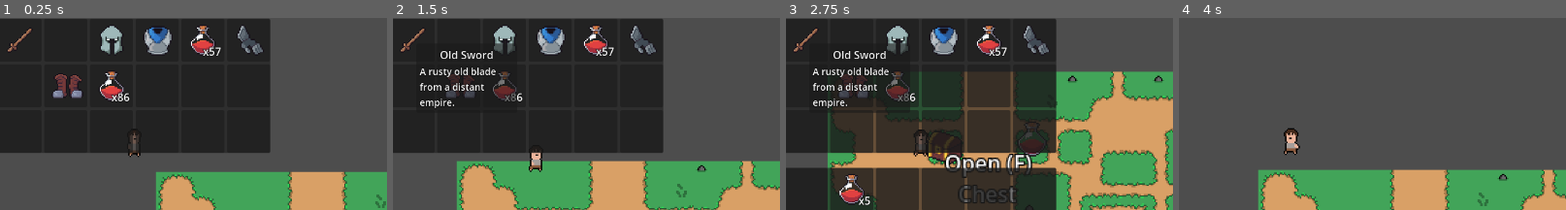
Above: before the commit, frames 1-4 (left to right).
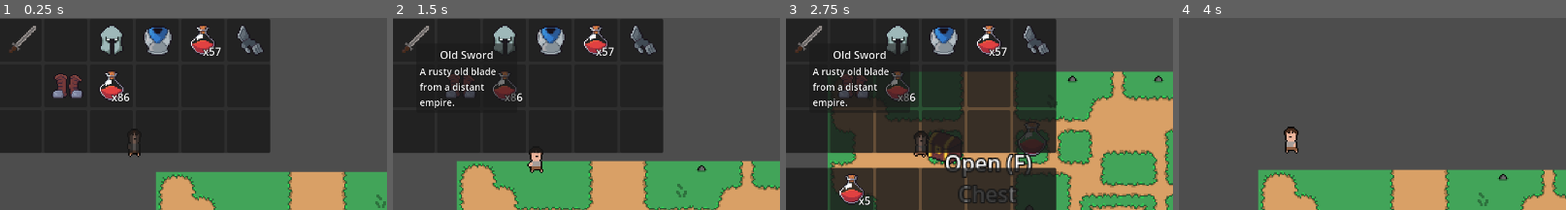
Above: after the commit, the same moments.

Repository: Lazy-Lizard-Games/Dungeons-Dooses
Game: Godot game, scene res://scenes/main.tscn
Same seed, same stepped clock (60 frames per second), same inputs: the game is played once before the commit and once after it.
Inputs (mouse positions are % of the whole screen's width and height, from its top left):
- Up to frame 1 (0.25 s): no input
- Up to frame 2 (1.5 s): tap Enter at 0.5 s; hold D (move_right) 0.53-1.28 s; click (50, 43) at 0.6 s; move the mouse to (35, 15) at 1.27 s; hold S (move_down) from 1.28 s (still down); tap X (holster) at 1.35 s
- Up to frame 3 (2.75 s): click (35, 15) at 1.55 s; release S (move_down) at 2.03 s; hold D (move_right) from 2.03 s (still down); tap F (interact) at 2.1 s; click (35, 15) at 2.3 s
- Up to frame 4 (4 s): release D (move_right) at 2.78 s; hold W (move_up) 2.78-3.53 s; click (35, 15) at 2.85 s; move the mouse to (4, 93) at 3.52 s; hold A (move_left) from 3.53 s (still down); tap Mouse wheel down (scroll_down) at 3.6 s; click (4, 93) at 3.8 s
The pictures show only the part of the screen within x 33-83%, y 9-59%; the shares and areas given below are measured in that part.

The runs differ from the first frame. In frame 1, 0.3% of the frame differs, in the area x 2-10%, y 4-19%; in frame 2, 0.5%, in the area x 2-39%, y 4-81%; in frame 3, 0.4%; in frame 4, 0.3%.

Commit message:
Player Animations
Replaced animated sprite with a static sprite that has the texture updated with an animation player instead so that we can modify other properties at key points during the animations.

Diff:
--- a/resources/item/weapons/old_sword.tres
+++ b/resources/item/weapons/old_sword.tres
@@ -1,11 +1,11 @@
 [gd_resource type="Resource" script_class="WeaponData" load_steps=4 format=3 uid="uid://cxwychaynn3sa"]
 
 [ext_resource type="Script" path="res://resources/item/weapons/weapon_data.gd" id="1_dfjtc"]
-[ext_resource type="Texture2D" uid="uid://b6y8na6rm2gcb" path="res://resources/item/#1 - Transparent Icons.png" id="2_om77t"]
+[ext_resource type="Texture2D" uid="uid://brxsknuahh7mr" path="res://resources/item/weapons/WeaponSheet.png" id="2_bpjxo"]
 
-[sub_resource type="AtlasTexture" id="AtlasTexture_mp2fv"]
-atlas = ExtResource("2_om77t")
-region = Rect2(0, 160, 32, 32)
+[sub_resource type="AtlasTexture" id="AtlasTexture_60t5l"]
+atlas = ExtResource("2_bpjxo")
+region = Rect2(80, 16, 32, 32)
 
 [resource]
 script = ExtResource("1_dfjtc")
@@ -14,4 +14,4 @@
 name = "Old Sword"
 description = "A rusty old blade from a distant empire."
 stackable = false
-texture = SubResource("AtlasTexture_mp2fv")
+texture = SubResource("AtlasTexture_60t5l")
--- a/resources/item/weapons/weapon_atlas.tres
+++ b/resources/item/weapons/weapon_atlas.tres
@@ -4,4 +4,4 @@
 
 [resource]
 atlas = ExtResource("1_msd5q")
-region = Rect2(0, 32, 32, 32)
+region = Rect2(80, 16, 32, 32)
--- a/scenes/player.tscn
+++ b/scenes/player.tscn
@@ -9,45 +9,77 @@
 [ext_resource type="Texture2D" uid="uid://t5waxiuuwljm" path="res://assets/characters/humans/human1/human1_animation3.png" id="7_c2lyn"]
 [ext_resource type="Texture2D" uid="uid://br4yv54g3irt0" path="res://assets/characters/humans/human1/human1_animation4.png" id="8_tcxnu"]
 
-[sub_resource type="SpriteFrames" id="SpriteFrames_t1jp6"]
-animations = [{
-"frames": [{
-"duration": 1.0,
-"texture": ExtResource("2_glu7w")
-}, {
-"duration": 1.0,
-"texture": ExtResource("3_4nb8b")
-}, {
-"duration": 1.0,
-"texture": ExtResource("4_nsggh")
-}],
-"loop": true,
-"name": &"idle",
-"speed": 5.0
-}, {
-"frames": [{
-"duration": 1.0,
-"texture": ExtResource("5_vaqin")
-}, {
-"duration": 1.0,
-"texture": ExtResource("6_ewpi5")
-}, {
-"duration": 1.0,
-"texture": ExtResource("7_c2lyn")
-}, {
-"duration": 1.0,
-"texture": ExtResource("8_tcxnu")
-}],
-"loop": true,
-"name": &"walk",
-"speed": 6.0
-}]
-
 [sub_resource type="RectangleShape2D" id="RectangleShape2D_t4n5u"]
 size = Vector2(9, 9)
 
 [sub_resource type="CircleShape2D" id="CircleShape2D_dbmv1"]
 radius = 25.0
+
+[sub_resource type="Animation" id="Animation_obri6"]
+resource_name = "idle"
+length = 0.60002
+loop_mode = 1
+step = 0.2
+tracks/0/type = "value"
+tracks/0/imported = false
+tracks/0/enabled = true
+tracks/0/path = NodePath("Sprites/Sprite2D:texture")
+tracks/0/interp = 1
+tracks/0/loop_wrap = true
+tracks/0/keys = {
+"times": PackedFloat32Array(0, 0.2, 0.4),
+"transitions": PackedFloat32Array(1, 1, 1),
+"update": 1,
+"values": [ExtResource("2_glu7w"), ExtResource("3_4nb8b"), ExtResource("4_nsggh")]
+}
+tracks/1/type = "value"
+tracks/1/imported = false
+tracks/1/enabled = true
+tracks/1/path = NodePath("Sprites/Hand:position")
+tracks/1/interp = 0
+tracks/1/loop_wrap = true
+tracks/1/keys = {
+"times": PackedFloat32Array(0, 0.2, 0.4),
+"transitions": PackedFloat32Array(1, 1, 1),
+"update": 0,
+"values": [Vector2(-4, -1), Vector2(-4, -2), Vector2(-4, -1.50003)]
+}
+
+[sub_resource type="Animation" id="Animation_8a8m6"]
+resource_name = "walk"
+length = 0.80002
+loop_mode = 1
+step = 0.2
+tracks/0/type = "value"
+tracks/0/imported = false
+tracks/0/enabled = true
+tracks/0/path = NodePath("Sprites/Sprite2D:texture")
+tracks/0/interp = 1
+tracks/0/loop_wrap = true
+tracks/0/keys = {
+"times": PackedFloat32Array(0, 0.2, 0.4, 0.6),
+"transitions": PackedFloat32Array(1, 1, 1, 1),
+"update": 1,
+"values": [ExtResource("5_vaqin"), ExtResource("6_ewpi5"), ExtResource("7_c2lyn"), ExtResource("8_tcxnu")]
+}
+tracks/1/type = "value"
+tracks/1/imported = false
+tracks/1/enabled = true
+tracks/1/path = NodePath("Sprites/Hand:position")
+tracks/1/interp = 0
+tracks/1/loop_wrap = true
+tracks/1/keys = {
+"times": PackedFloat32Array(0, 0.2, 0.4, 0.6),
+"transitions": PackedFloat32Array(1, 1, 1, 1),
+"update": 0,
+"values": [Vector2(-4.5, -1), Vector2(-2.5, -2), Vector2(-0.5, -1), Vector2(-2.5, -2)]
+}
+
+[sub_resource type="AnimationLibrary" id="AnimationLibrary_uk3ic"]
+_data = {
+"idle": SubResource("Animation_obri6"),
+"walk": SubResource("Animation_8a8m6")
+}
 
 [node name="Player" type="CharacterBody2D"]
 collision_layer = 2
@@ -67,10 +99,8 @@
 position = Vector2(0, -3)
 rotation = 0.261799
 
-[node name="AnimatedSprite" type="AnimatedSprite2D" parent="Sprites"]
-sprite_frames = SubResource("SpriteFrames_t1jp6")
-animation = &"idle"
-frame_progress = 0.340299
+[node name="Sprite2D" type="Sprite2D" parent="Sprites"]
+texture = ExtResource("2_glu7w")
 offset = Vector2(1.5, -10)
 
 [node name="Hand" type="Node2D" parent="Sprites"]
@@ -116,3 +146,8 @@
 [node name="Camera2D" type="Camera2D" parent="."]
 zoom = Vector2(2, 2)
 position_smoothing_enabled = true
+
+[node name="Animator" type="AnimationPlayer" parent="."]
+libraries = {
+"": SubResource("AnimationLibrary_uk3ic")
+}
--- a/scenes/weapon/weapon.gd
+++ b/scenes/weapon/weapon.gd
@@ -14,7 +14,6 @@
 	sprite.texture = weapon_data.texture
 
 func primary() -> void:
-	print("Main attack")
 	animator.play("primary")
 
 func secondary() -> void:
--- a/scenes/weapon/weapon.tscn
+++ b/scenes/weapon/weapon.tscn
@@ -12,6 +12,21 @@
 [sub_resource type="AtlasTexture" id="AtlasTexture_tincp"]
 atlas = ExtResource("2_c8npx")
 region = Rect2(32, 160, 32, 32)
+
+[sub_resource type="Animation" id="Animation_kpeek"]
+resource_name = "idle"
+tracks/0/type = "value"
+tracks/0/imported = false
+tracks/0/enabled = true
+tracks/0/path = NodePath("Sprite2D:texture")
+tracks/0/interp = 1
+tracks/0/loop_wrap = true
+tracks/0/keys = {
+"times": PackedFloat32Array(0),
+"transitions": PackedFloat32Array(1),
+"update": 1,
+"values": [null]
+}
 
 [sub_resource type="Animation" id="Animation_bunr1"]
 resource_name = "primary"
@@ -59,21 +74,6 @@
 }]
 }
 
-[sub_resource type="Animation" id="Animation_kpeek"]
-resource_name = "idle"
-tracks/0/type = "value"
-tracks/0/imported = false
-tracks/0/enabled = true
-tracks/0/path = NodePath("Sprite2D:texture")
-tracks/0/interp = 1
-tracks/0/loop_wrap = true
-tracks/0/keys = {
-"times": PackedFloat32Array(0),
-"transitions": PackedFloat32Array(1),
-"update": 1,
-"values": [null]
-}
-
 [sub_resource type="AnimationLibrary" id="AnimationLibrary_5lrfq"]
 _data = {
 "idle": SubResource("Animation_kpeek"),
--- a/scripts/player/player_controller.gd
+++ b/scripts/player/player_controller.gd
@@ -20,6 +20,7 @@
 @onready var holster_a: Node2D = $Sprites/Back/HolsterA
 @onready var holster_b: Node2D = $Sprites/Back/HolsterB
 @onready var hand: Node2D = $Sprites/Hand
+@onready var animator: AnimationPlayer = $Animator
 
 signal toggle_inventory
 signal swap_weapon(index: int)
@@ -94,10 +95,12 @@
 			sprites.scale.x = 1
 		elif direction.x < 0 and not attacking:
 			sprites.scale.x = -1
-		animated_sprite.play("walk")
+		#animated_sprite.play("walk")
+		animator.play("walk")
 		velocity = direction * speed
 	else:
-		animated_sprite.play("idle")
+		#animated_sprite.play("idle")
+		animator.play("idle")
 		velocity.x = move_toward(velocity.x, 0, speed)
 		velocity.y = move_toward(velocity.y, 0, speed)
 
@@ -114,13 +117,13 @@
 	equip_armours(equipment.slice(0, 4))
 	# Equip new weapons
 	equip_weapons(equipment.slice(4, 6))
-	print("||------------------------------||")
+#	print("||------------------------------||")
 	# Update new stats
 	update_stats()
-	for stat in stats:
-		print("%s: %s" % [stat, stats[stat]])
-	print("Weapon A: %s" % worn_weapons[0].name if worn_weapons[0] else "Weapon A: ...")
-	print("Weapon B: %s" % worn_weapons[1].name if worn_weapons[1] else "Weapon B: ...")
+#	for stat in stats:
+#		print("%s: %s" % [stat, stats[stat]])
+#	print("Weapon A: %s" % worn_weapons[0].name if worn_weapons[0] else "Weapon A: ...")
+#	print("Weapon B: %s" % worn_weapons[1].name if worn_weapons[1] else "Weapon B: ...")
 
 func equip_armours(armours: Array[SlotData]) -> void:
 	for armour in armours:
@@ -195,7 +198,6 @@
 	return closest
 
 func on_weapon_attack() -> void:
-	print("Weapon Attacking")
 	attacking = true
 	var mouse = get_global_mouse_position()
 	sprites.scale.x = 1
@@ -204,5 +206,5 @@
 	hand.look_at(mouse)
 
 func on_weapon_idle() -> void:
-	print("Weapon Idling")
+	hand.rotation_degrees = -60
 	attacking = false
Binary file removed: assets/characters/Knight.png
Not shown, removed: assets/characters/Knight.png.import
Not shown, removed: assets/characters/humans/human1/Please Read.txt
Binary file removed: assets/tilesheets/tile_map_V2.png
Not shown, removed: assets/tilesheets/tile_map_V2.png.import
Binary file removed: assets/tilesheets/tile_map_V3.png
Not shown, removed: assets/tilesheets/tile_map_V3.png.import
Not shown: 1 places in scenes/player.tscn that only renumber resources
